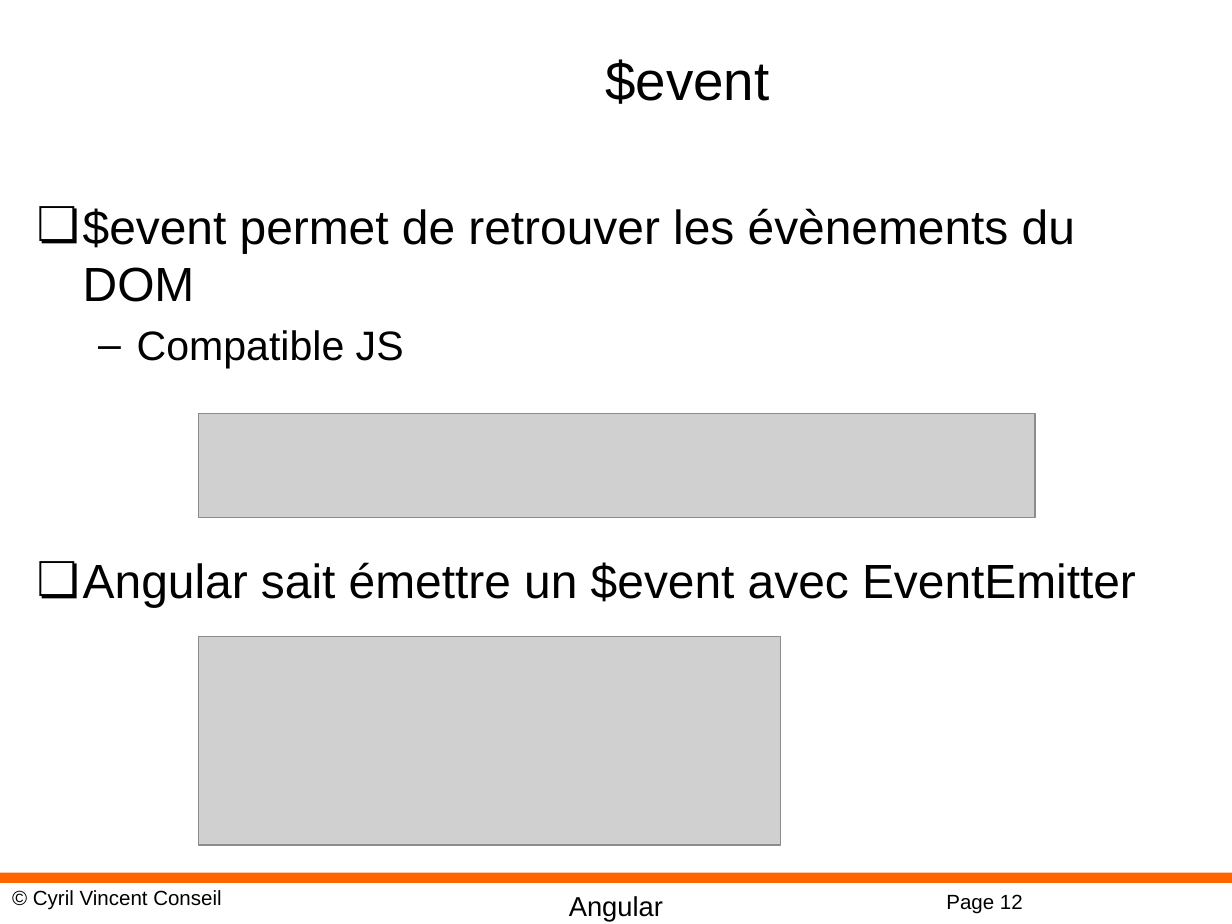
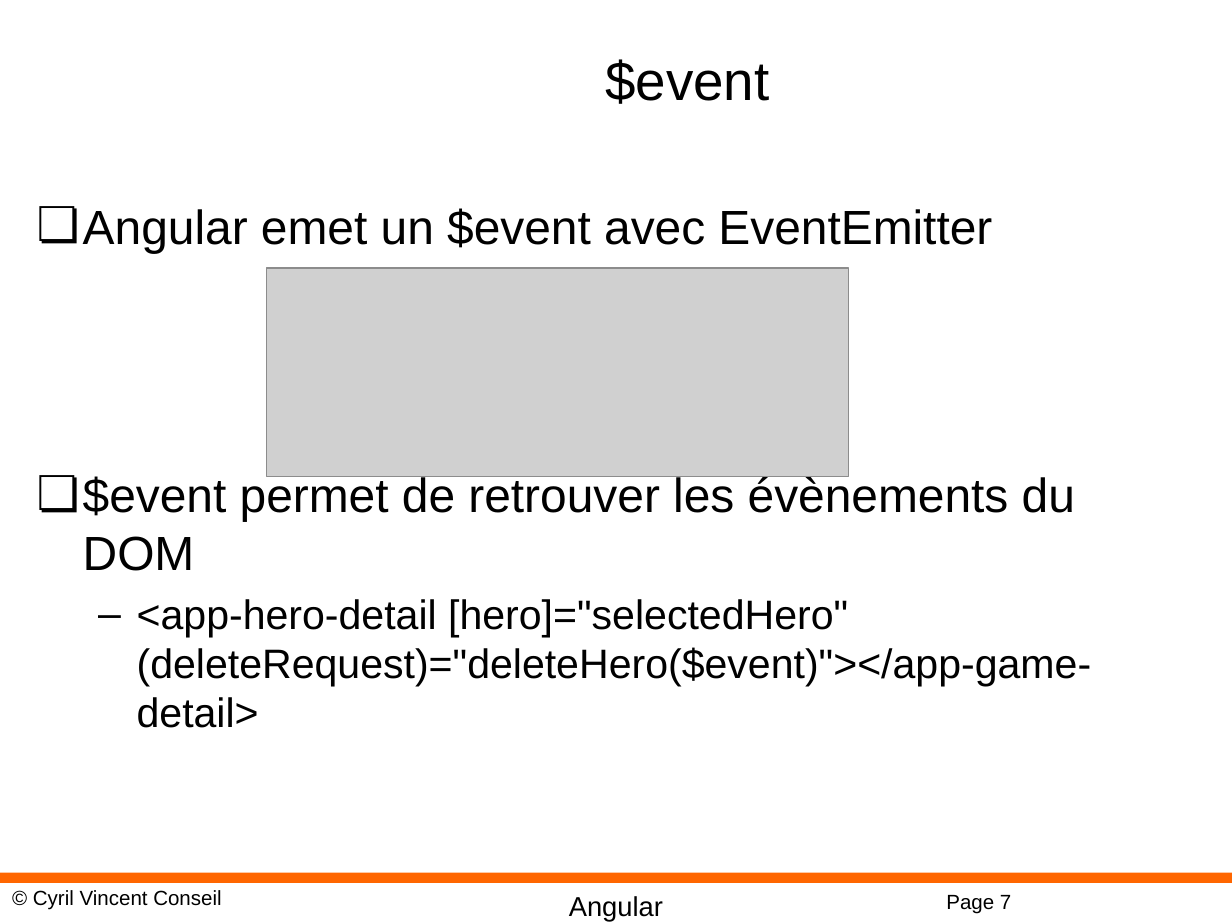
Before and after one commit to cyrilvincent/angular, a slide deck: slide 7 of PPT/Angular12-Components.pptx (slide 12 before the commit). Drawn at 1232x924 pixels with LibreOffice and Linux fonts; fonts in the diff are those of the drawing; grey boxes stand for pictures; background and template pictures are left out. Boxes give left, top, right and bottom in pixels: in the first picture for what was removed or moved away, otherwise in the second. Text is boxed around its words. In the diff, an @@ line names an element or a change of style, - is before the commit and + after.

```diff
--- a/PPT/Angular12-Components.pptx
+++ b/PPT/Angular12-Components.pptx
@@ text at (x1=83, y1=208, x2=992, y2=253): paragraph added @@
+❏ Angular emet un $event avec EventEmitter
@@ picture moved from (x1=198, y1=637, x2=780, y2=845) to (x1=267, y1=269, x2=849, y2=477) @@
@@ picture removed at (x1=198, y1=414, x2=1035, y2=517) @@
@@ text at (x1=137, y1=599, x2=1092, y2=728): text changed; size 28 to 24 pt @@
-  – Compatible JS
-❏ Angular sait émettre un $event avec EventEmitter
+  – <app-hero-detail [hero]="selectedHero" (deleteRequest)="deleteHero($event)"></app-game-detail>
@@ page number at (x1=946, y1=895, x2=1011, y2=914): text changed @@
-Page 12
+Page 7
```
Also in this commit, not shown: 2 other slides changed, 7 slides removed, 51 other files.
